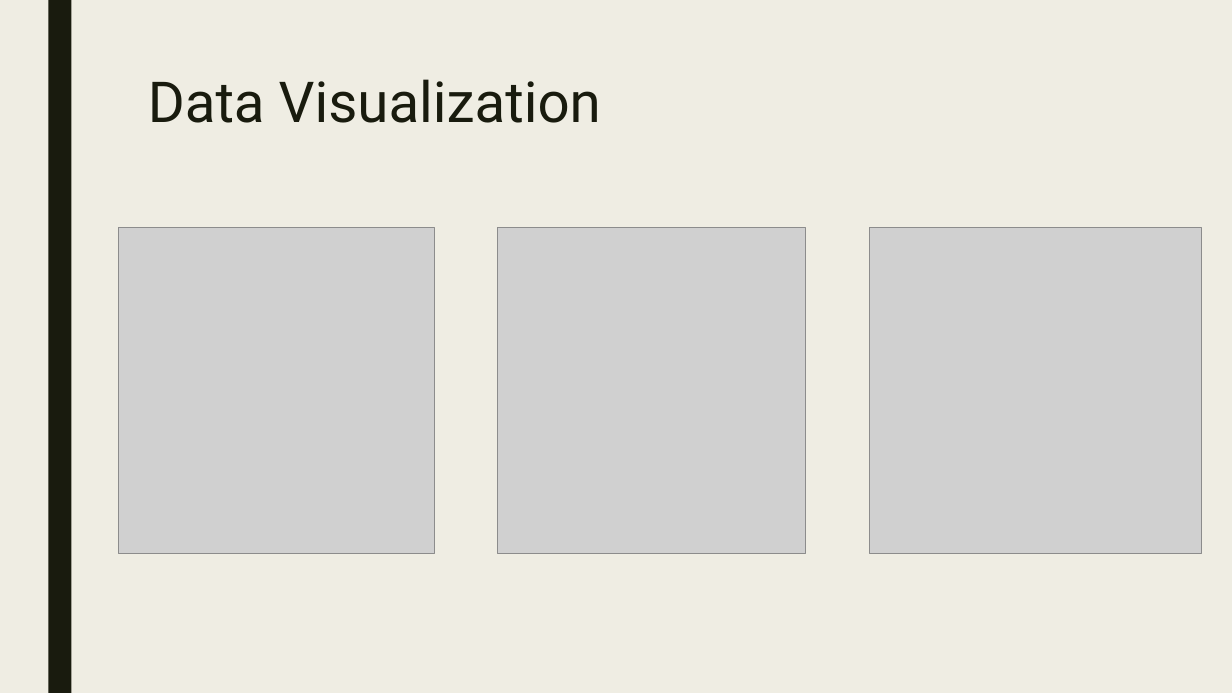
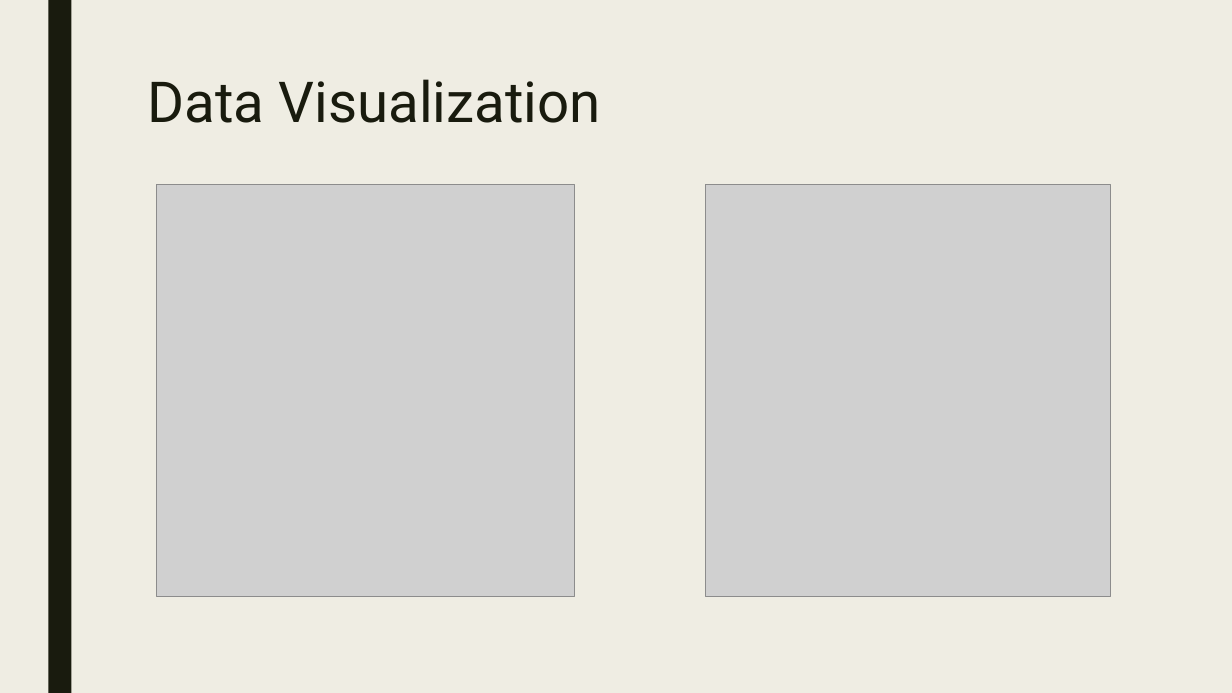
Before and after one commit to arhue1431/4563-Final-Proj, a slide deck: slide 3 of Final.pptx. Drawn at 1232x693 pixels with LibreOffice and Linux fonts; fonts in the diff are those of the drawing; grey boxes stand for pictures. Boxes give left, top, right and bottom in pixels: in the first picture for what was removed or moved away, otherwise in the second. Text is boxed around its words. In the diff, an @@ line names an element or a change of style, - is before the commit and + after.

Commit message:
Changing Images

```diff
--- a/Final.pptx
+++ b/Final.pptx
@@ picture added at box(156, 184, 574, 596) @@
@@ picture added at box(706, 184, 1111, 596) @@
@@ picture removed at box(118, 228, 434, 554) @@
@@ picture removed at box(498, 228, 806, 554) @@
@@ picture removed at box(870, 228, 1202, 554) @@
```
